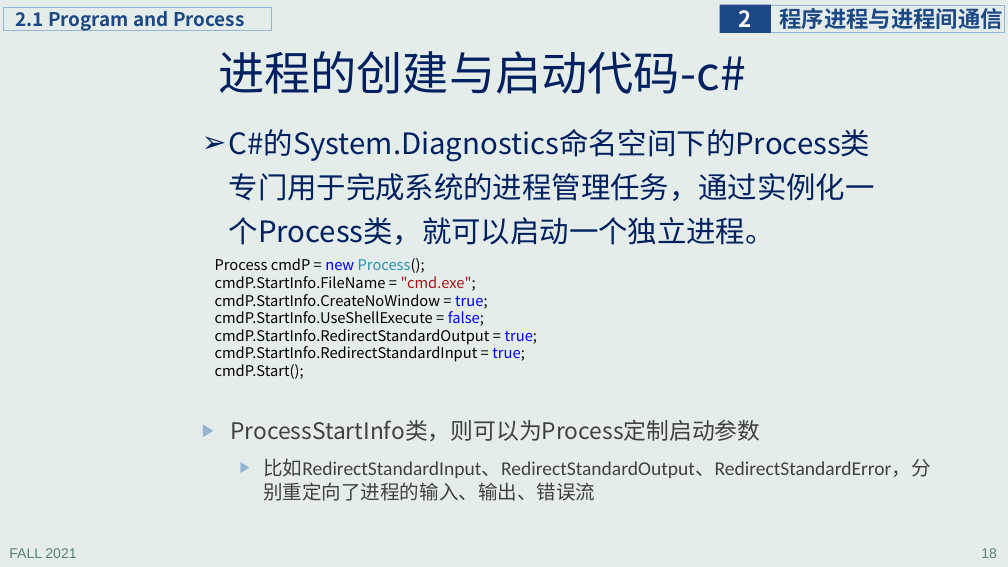
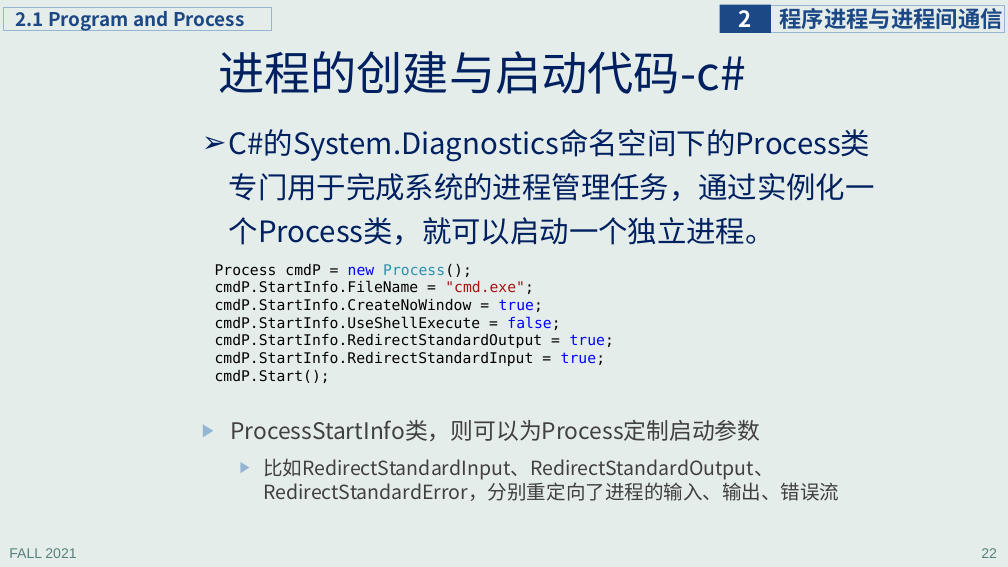
Before and after one commit to principleWindows/win-principle-2021, a slide deck: slide 22 of slides/instruction/principleWindows_2.pptx (slide 18 before the commit). Drawn at 1008x567 pixels with LibreOffice and Linux fonts; fonts in the diff are those of the drawing. Boxes give left, top, right and bottom in pixels: in the first picture for what was removed or moved away, otherwise in the second. Text is boxed around its words. In the diff, an @@ line names an element or a change of style, - is before the commit and + after.

```diff
--- a/slides/instruction/principleWindows_2.pptx
+++ b/slides/instruction/principleWindows_2.pptx
@@ text "Process cmdP = new Process();" at <box>215,264,614,383</box>: font Noto Sans CJK SC to DejaVu Sans Mono @@
@@ text at <box>263,458,839,501</box>: font Calibri to Noto Sans CJK SC in "比如RedirectStandardInput、RedirectStandardOutput、RedirectStand ..." @@
@@ page number at <box>981,548,997,558</box>: text changed @@
-18
+22
```
Also in this commit, not shown: 4 slides added, 3 other files.
